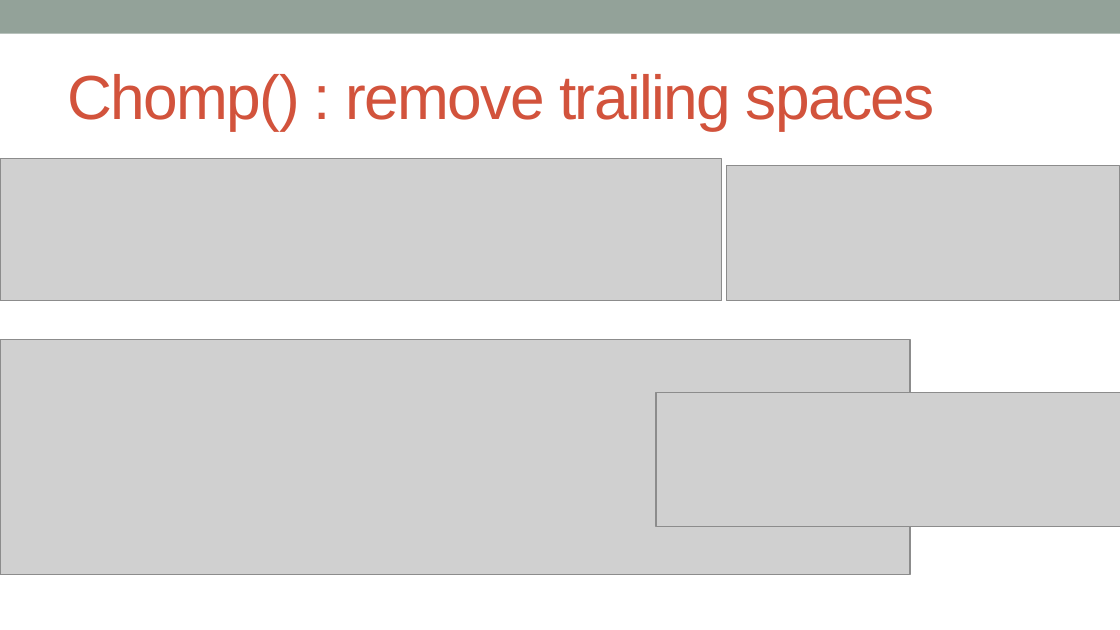
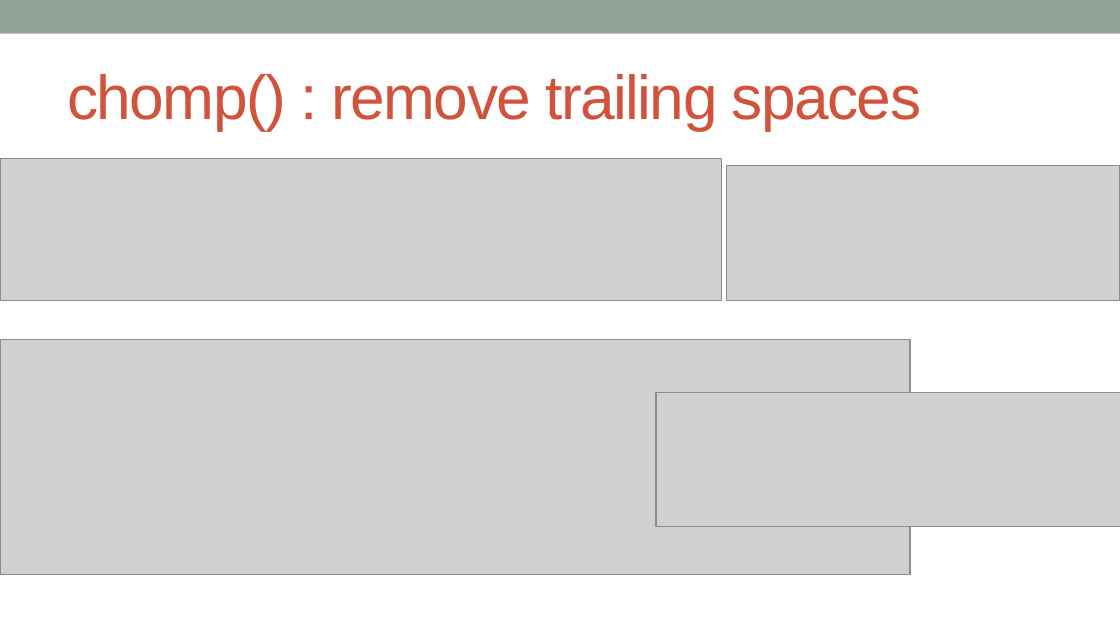
Before and after one commit to kanhu-pcr-code/bioinfo-PERL-course, a slide deck: slide 4 of PPTs/Operations_on_variables.pptx. Drawn at 1120x630 pixels with LibreOffice and Linux fonts; fonts in the diff are those of the drawing; grey boxes stand for pictures. Boxes give left, top, right and bottom in pixels: in the first picture for what was removed or moved away, otherwise in the second. Text is boxed around its words. In the diff, an @@ line names an element or a change of style, - is before the commit and + after.

```diff
--- a/PPTs/Operations_on_variables.pptx
+++ b/PPTs/Operations_on_variables.pptx
@@ title at (x1=67, y1=74, x2=921, y2=130): text changed @@
-Chomp() : remove trailing spaces
+chomp() : remove trailing spaces
```
Also in this commit, not shown: 7 other slides changed, 3 slides added, 2 slides removed, 1 other file.
